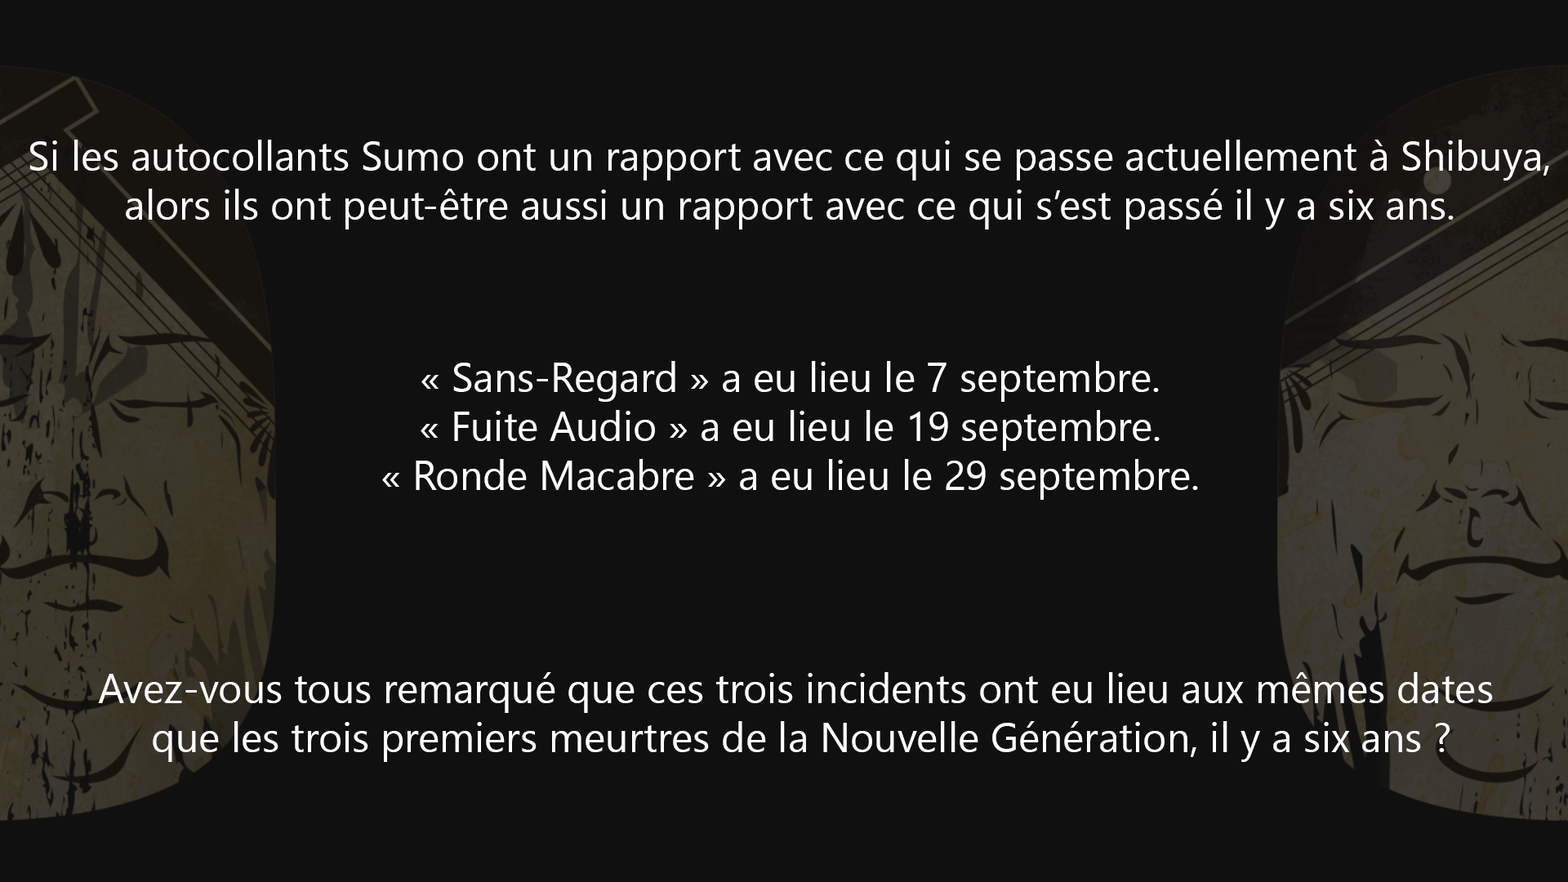
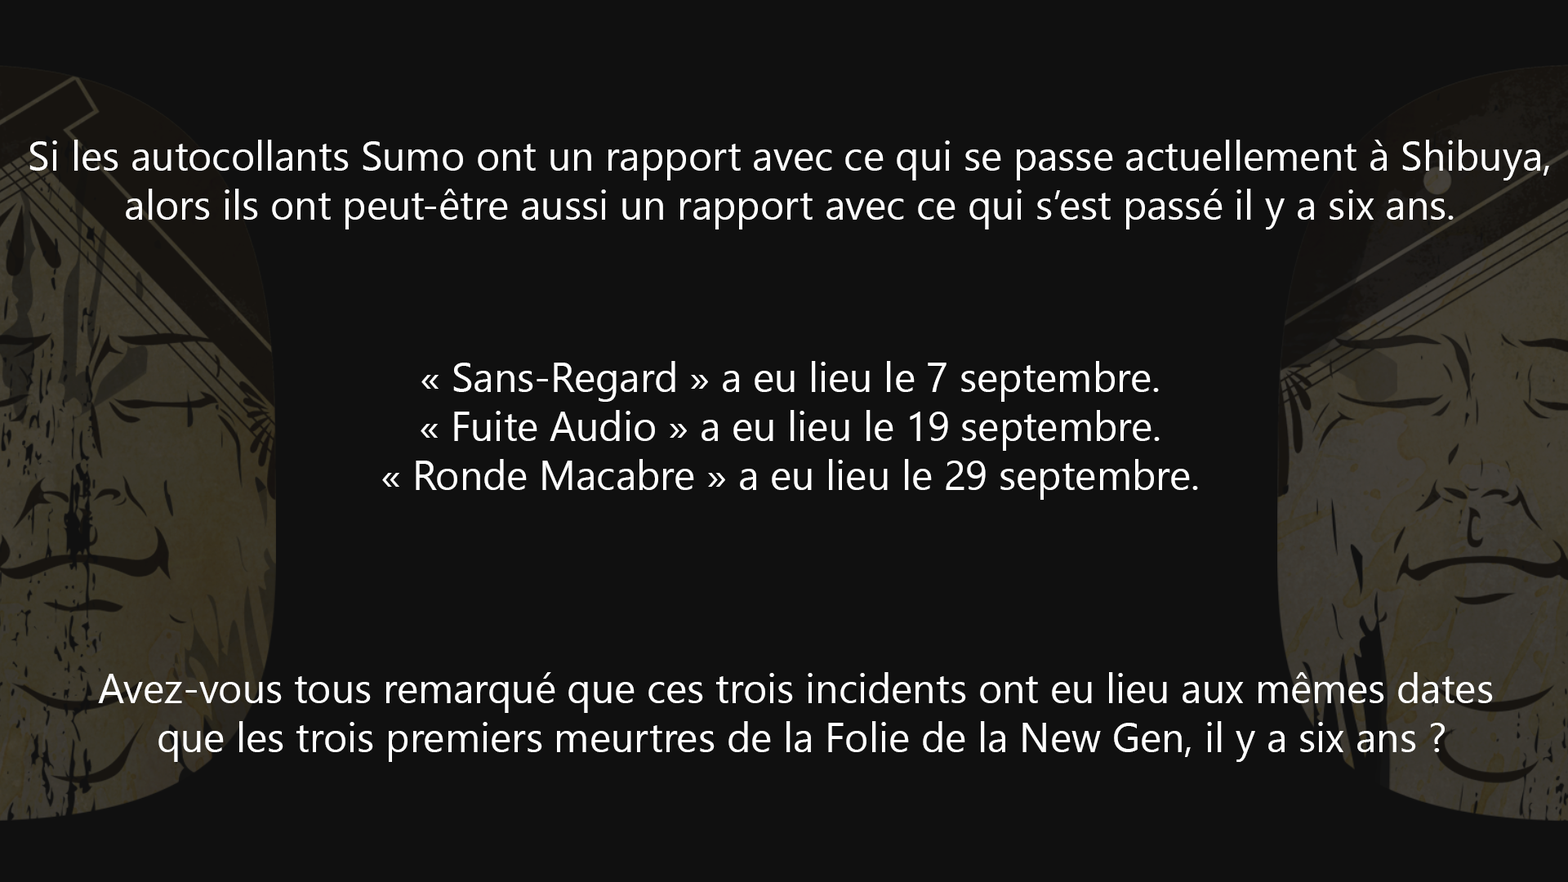
Layered file, before and after one edit (1568×882). Changes by layer:
painted on "Avez-vous tous remarqué que ces trois incidents ont eu lieu au" over [152, 721, 1450, 762]